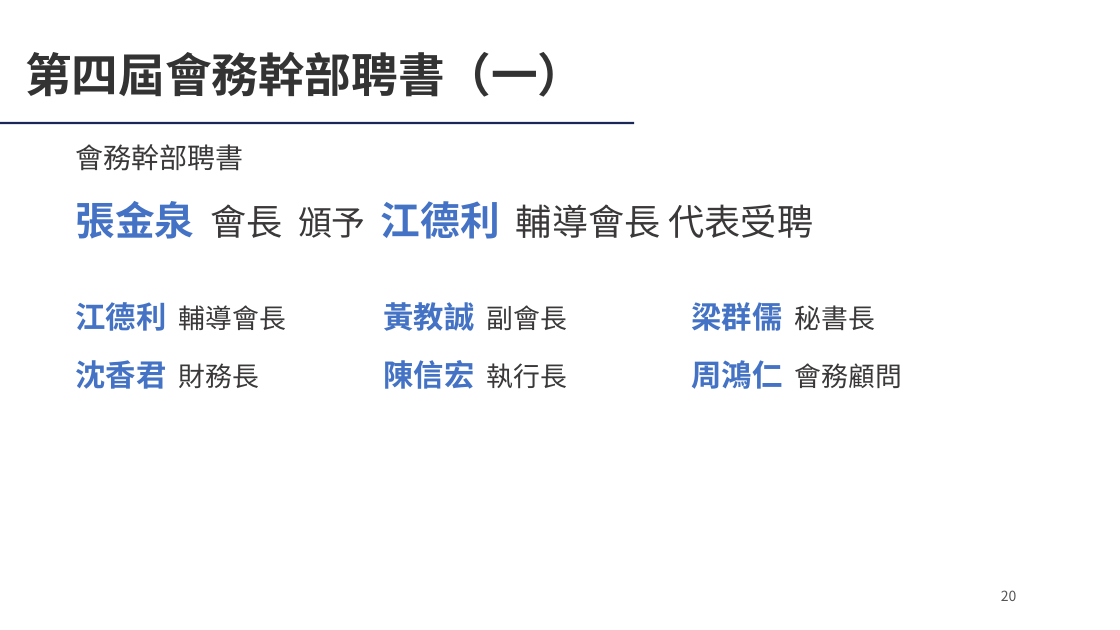
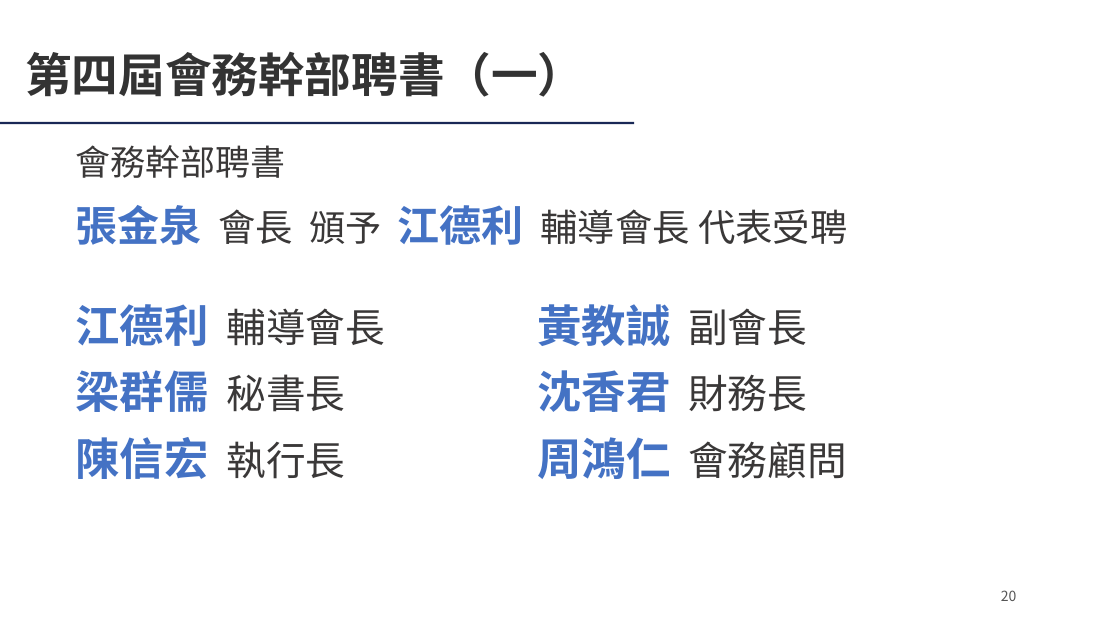
Before and after one commit to Ericliang680928/IAA, a slide deck: slide 20 of 20261204/agm/IAA會員大會簡報_20261204.pptx. Drawn at 1120x630 pixels with LibreOffice and Linux fonts; fonts in the diff are those of the drawing; background and template pictures are left out. Boxes give left, top, right and bottom in pixels: in the first picture for what was removed or moved away, otherwise in the second. Text is boxed around its words. In the diff, an @@ line names an element or a change of style, - is before the commit and + after.

```diff
--- a/20261204/agm/IAA會員大會簡報_20261204.pptx
+++ b/20261204/agm/IAA會員大會簡報_20261204.pptx
@@ text "會務幹部聘書" at (76, 145, 286, 178): size 24 to 30 pt @@
@@ text "張金泉 會長 頒予 江德利 輔導會長 ..." at (76, 205, 847, 245): size 34 to 36 pt in "張金泉 江德利"; size 31 to 32 pt in "會長 輔導會長 代表受聘"; size 29 to 31 pt in "頒予" @@
@@ text "江德利 輔導會長" at (76, 304, 384, 346): size 26 to 38 pt in "江德利"; size 23 to 34 pt in "輔導會長" @@
@@ text "黃教誠 副會長": place and size @@
-text "黃教誠 副會長" at (384, 302, 567, 331)
+text "黃教誠 副會長" at (538, 304, 807, 346)
@@ text "黃教誠 副會長" at (538, 304, 807, 346): size 26 to 38 pt in "黃教誠"; size 23 to 34 pt in "副會長" @@
@@ text "梁群儒 秘書長": place and size @@
-text "梁群儒 秘書長" at (692, 302, 875, 331)
+text "梁群儒 秘書長" at (76, 370, 345, 412)
@@ text "梁群儒 秘書長" at (76, 370, 345, 412): size 26 to 38 pt in "梁群儒"; size 23 to 34 pt in "秘書長" @@
@@ text "沈香君 財務長": place and size @@
-text "沈香君 財務長" at (76, 360, 259, 389)
+text "沈香君 財務長" at (538, 370, 807, 412)
@@ text "沈香君 財務長" at (538, 370, 807, 412): size 26 to 38 pt in "沈香君"; size 23 to 34 pt in "財務長" @@
@@ text "陳信宏 執行長": place and size @@
-text "陳信宏 執行長" at (384, 360, 567, 389)
+text "陳信宏 執行長" at (76, 437, 345, 479)
@@ text "陳信宏 執行長" at (76, 437, 345, 479): size 26 to 38 pt in "陳信宏"; size 23 to 34 pt in "執行長" @@
@@ text "周鴻仁 會務顧問": place and size @@
-text "周鴻仁 會務顧問" at (692, 360, 902, 389)
+text "周鴻仁 會務顧問" at (538, 437, 846, 479)
@@ text "周鴻仁 會務顧問" at (538, 437, 846, 479): size 26 to 38 pt in "周鴻仁"; size 23 to 34 pt in "會務顧問" @@
```
Also in this commit, not shown: 32 other slides changed, 2 other files.
